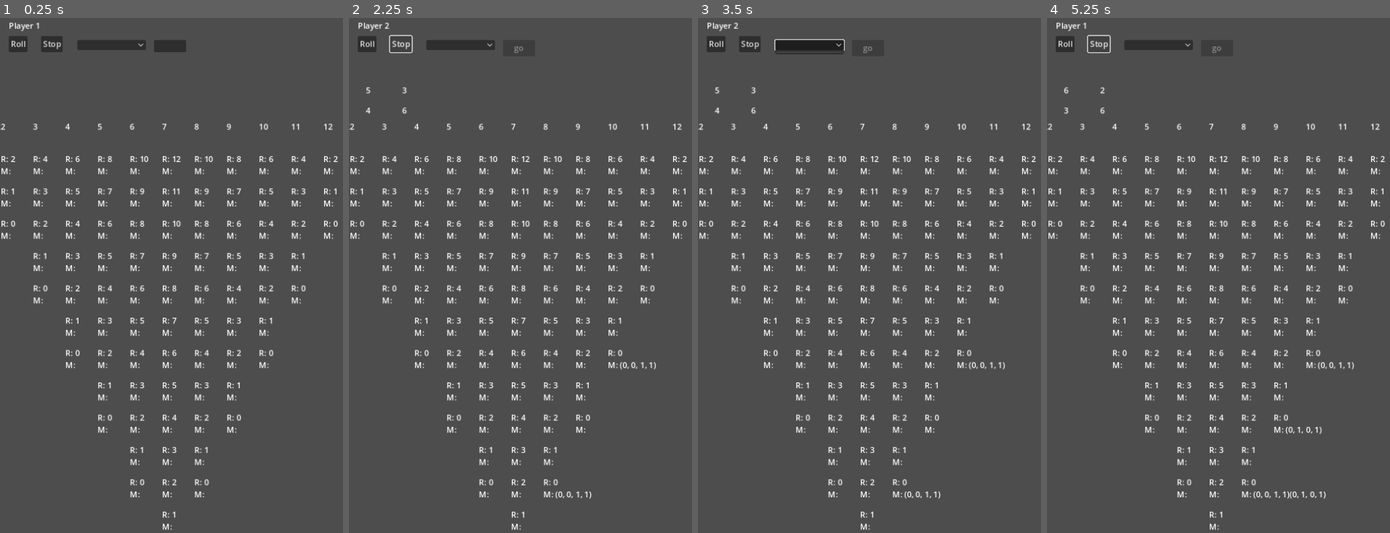
Above: before the commit, frames 1-4 (left to right).
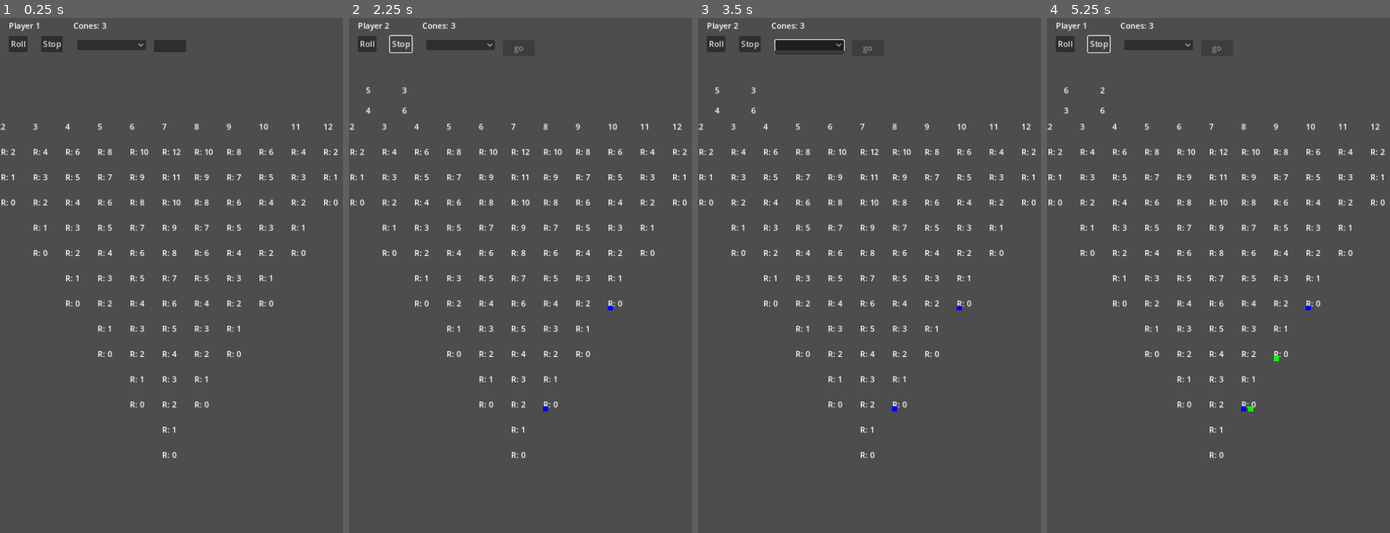
Above: after the commit, the same moments.

Repository: cheezypoofs/cantstop
Game: Godot game, scene res://scenes/Main.tscn
Two runs of this game, one before a commit and one after it. Both use one fixed random seed, a clock stepped at 60 frames per second and the inputs below. The engine's default icon, where the game draws it, is replaced by a stand-in: a white triangle on a blue panel in a dark square.
Inputs (mouse positions are in pixels of both pictures, inside the frame that each line leads up to):
- Up to frame 1 (0.25 s): no input
- Up to frame 2 (2.25 s): click "Roll" at 0.5 s; click "go" at 1.25 s; click "Stop" at 2 s
- Up to frame 3 (3.5 s): click (807, 43) at 2.75 s
- Up to frame 4 (5.25 s): click "Roll" at 3.5 s; click "go" at 4.25 s; click "Stop" at 5 s

The runs differ from the first frame. In frame 1, 5.7% of the frame differs, in the area x 0-99%, y 0-100%; in frame 2, 5.8%; in frame 3, 5.8%; in frame 4, 6.0%.

Commit message:
marker color, etc

Diff:
--- a/models/Board.gd
+++ b/models/Board.gd
@@ -10,9 +10,9 @@
 
 func lane_for_value(v: int) -> Lane:
 	assert(v >= LANE_MIN && v <= LANE_MAX)
-	return self.lanes[v - LANE_MIN]
+	return lanes[v - LANE_MIN]
 
 func _init():
 	for n in range(LANE_MIN, LANE_MAX+1):
 		var lane: Lane = load("res://models/Lane.gd").new(n)
-		self.lanes.append(lane)
+		lanes.append(lane)
--- a/models/Die.gd
+++ b/models/Die.gd
@@ -12,5 +12,5 @@
 		return value
 
 func roll() -> void:
-	self.value = randi_range(MIN_VALUE, MAX_VALUE)
+	value = randi_range(MIN_VALUE, MAX_VALUE)
 	emit_signal("die_rolled")
--- a/models/GameState.gd
+++ b/models/GameState.gd
@@ -22,7 +22,7 @@
 	self.players = players
 
 func next_turn() -> Turn:
-	assert(self.players)
+	assert(players)
 	_current += 1
 	if _current >= len(players):
 		_current = 0
@@ -30,7 +30,7 @@
 	return current_turn
 
 func next_player() -> Player:
-	assert(self.players)
+	assert(players)
 	_current += 1
 	if _current >= len(players):
 		_current = 0
--- a/models/Lane.gd
+++ b/models/Lane.gd
@@ -16,6 +16,11 @@
 		if space.has_marker_for(player):
 			return space
 	return null
+
+func clear_losers() -> void:
+	for space in spaces:
+		if !space.is_top:
+			space.remove_all()
 
 func find_cone() -> Space:
 	for space in self.spaces:
--- a/models/MoveEngine.gd
+++ b/models/MoveEngine.gd
@@ -13,23 +13,23 @@
 	var cone: Cone
 
 	func new_cone() -> bool:
-		return self.from == null
+		return from == null
 
 class MoveSet:
 	var first: Move
 	var second: Move
 
 	func unique_key() -> int:
-		assert(self.first != null)
+		assert(first != null)
 		# A MoveSet is considered equal to another
 		# if the effective move result is the same.
 		# This happens if cones are not exhausted and
 		# the lanes are the same.
-		var low: Move = self.first
-		var high: Move = self.second
+		var low: Move = first
+		var high: Move = second
 		if high != null && low.lane.value > high.lane.value:
-			low = self.second
-			high = self.first
+			low = second
+			high = first
 
 		var key: int = (low.lane.value << 8)
 		if low.new_cone():
@@ -51,14 +51,14 @@
 	move.lane = lane
 
 	if lane.winner != null:
-		print_debug("%s already owns lane %d" % [lane.winner.player_name, lane.value])
+		print("%s already owns lane %d" % [lane.winner.player_name, lane.value])
 		return null
 
 	# Let's see if we have a cone already on this lane.
 	var space: Space = lane.find_cone()
 	if space != null:
 		if space.is_top:
-			print_debug("lane %d already has a cone at the top" % [lane.value])
+			print("lane %d already has a cone at the top" % [lane.value])
 			return null
 
 		# Moving the exsting cone from its current space
@@ -94,7 +94,7 @@
 	return move
 
 func _init(board: Board):
-	self._board = board
+	_board = board
 
 func calculate_moves(turn: Turn, aa: ActionArea) -> Array:
 
@@ -121,13 +121,17 @@
 		var first = mp[0]
 		var second = mp[1]
 
-		print_debug("considering move %d,%d" % [first, second])
+		print("considering move %d,%d" % [first, second])
 
 		var num_moves: int = 1
 		if first == second:
 			num_moves = 2
 
 		var first_move: Move = _calculate_move(first, turn, num_moves)
+		if first_move == null:
+			print("first move is not possible")
+			continue
+
 		var second_move: Move = null
 
 		if first != second:
@@ -136,16 +140,16 @@
 		if first_move.new_cone():
 			if turn.num_cones == 0:
 				# This move set is invalid
-				print_debug("first move requires a cone but player has none")
+				print("first move requires a cone but player has none")
 				continue
 
 			if second_move != null && second_move.new_cone() && turn.num_cones == 1:
 				# First move is OK, but second isn't.
-				print_debug("second remove requires cone but player has only one")
+				print("second remove requires cone but player has only one")
 				second_move = null
 		elif second_move != null && second_move.new_cone() && turn.num_cones == 0:
 			# First move is OK, but second isn't.
-			print_debug("second remove requires cone but player has none")
+			print("second remove requires cone but player has none")
 			second_move = null
 
 		var ms := MoveSet.new()
--- a/models/Space.gd
+++ b/models/Space.gd
@@ -27,6 +27,11 @@
 func _init(rank: int):
 	self.rank = rank
 
+func remove_all() -> void:
+	if len(markers) != 0:
+		markers = []
+		emit_signal("space_changed")
+
 func add_marker_for(player: Player) -> void:
 	markers.append(Marker.new(player))
 	emit_signal("space_changed")
@@ -34,7 +39,7 @@
 func remove_marker_for(player: Player) -> void:
 	for i in range(len(markers)):
 		if markers[i].player.player_name == player.player_name:
-			self.markers.remove_at(i)
+			markers.remove_at(i)
 			emit_signal("space_changed")
 			return
 
--- a/scenes/ActionArea.gd
+++ b/scenes/ActionArea.gd
@@ -27,21 +27,30 @@
 		$Dice/Die2.model = dice[2]
 		$Dice/Die3.model = dice[3]
 
-var current_player: Player = null :
+var current_turn: Turn = null:
 	get:
-		return current_player
-	set(p):
-		current_player = p
-		$Player.text = p.player_name
+		return current_turn
+	set(t):
+		t.connect("pieces_used", _cones_used)
+		current_turn = t
+		$Player.text = current_turn.player.player_name
+		_cones_used()
+
+func _cones_used() -> void:
+	$Cones.text = "Cones: " + str(current_turn.num_cones)
+
+var current_player: Player:
+	get:
+		return current_turn.player
 
 func _ready():
 	$Roll.disabled = true
 	$Stop.disabled = true
 
-	$Roll.connect("pressed", self._on_roll)
-	$Stop.connect("pressed", self._on_stop)
-	$Move.connect("item_selected", self._on_move)
-	$MoveSelect.connect("pressed", self._on_move_select)
+	$Roll.connect("pressed", _on_roll)
+	$Stop.connect("pressed", _on_stop)
+	$Move.connect("item_selected", _on_move)
+	$MoveSelect.connect("pressed", _on_move_select)
 
 func prompt_roll_or_stop():
 	$Roll.disabled = false
@@ -51,33 +60,33 @@
 	if index < 0:
 		return
 
-	print_debug("move %d selected" % (index))
-	if index < len(self.moves):
-		print_debug("setting to %s"%(self.moves[index]))
+	print("move %d selected" % (index))
+	if index < len(moves):
+		print("setting to %s"%(moves[index]))
 		selected_move = self.moves[index]
 	emit_signal("move_selected")
-	print_debug("selected_move=%s" % (self.selected_move))
+	print("selected_move=%s" % (selected_move))
 
 func _on_move_select() -> void:
-	print_debug("move chosen")
+	print("move chosen")
 	$MoveSelect.disabled = true
 	$Move.clear()
 	emit_signal("move_chosen")
 
 func _on_roll():
-	print_debug("roll clicked")
+	print("roll clicked")
 	$Roll.disabled = true
 	$Stop.disabled = true
 	model.roll()
 
 func _on_stop():
-	print_debug("stop clicked")
+	print("stop clicked")
 	$Roll.disabled = true
 	$Stop.disabled = true
 	emit_signal("choice_stop")
 
 func set_move_choices(moves: Array) -> void:
-	self.selected_move = null
+	selected_move = null
 	self.moves = moves
 
 	$MoveSelect.disabled = false
@@ -97,4 +106,4 @@
 		$Move.add_item(label, index)
 		index += 1
 
-	self._on_move($Move.get_selected_id())
+	_on_move($Move.get_selected_id())
--- a/scenes/ActionArea.tscn
+++ b/scenes/ActionArea.tscn
@@ -52,3 +52,8 @@
 offset_top = 8.0
 offset_right = 352.0
 offset_bottom = 32.0
+
+[node name="Cones" type="Label" parent="."]
+offset_left = 128.0
+offset_top = -32.0
+offset_right = 336.0
--- a/scenes/Lane.gd
+++ b/scenes/Lane.gd
@@ -19,7 +19,7 @@
 		var space_model: Space = spaces[num_spaces-i-1]
 		var new_scene = space_scene.instantiate()
 		new_scene.init(space_model)
-		new_scene.position = Vector2(0, 64 + (i * 64))
+		new_scene.position = Vector2(0, (i+1)*50)
 		add_child(new_scene)
 
 func _ready() -> void:
--- a/scenes/Main.gd
+++ b/scenes/Main.gd
@@ -8,6 +8,8 @@
 var state: GameState = null
 var aa: ActionArea = null
 var engine: MoveEngine = null
+
+signal lane_captured
 
 func _ready():
 	var p1: Player = load("res://models/Player.gd").new("Player 1", Color.BLUE)
@@ -34,11 +36,11 @@
 func _to_next_player() -> void:
 	var turn: Turn = self.state.next_turn()
 
-	$ActionArea.current_player = turn.player
+	$ActionArea.current_turn = turn
 	$ActionArea.prompt_roll_or_stop()
 
 func _player_stopped() -> void:
-	print_debug("player stopped. capturing progress")
+	print("player stopped. capturing progress")
 
 	# "pickup" cones and move/place markers
 	for lane in board.lanes:
@@ -50,10 +52,14 @@
 			space.add_marker_for(state.current_turn.player)
 			space.cone = null
 
+			if space.is_top:
+				lane.clear_losers()
+				emit_signal("lane_captured")
+
 	self._to_next_player()
 
 func _player_rolled() -> void:
-	print_debug("dice=", aa.die_values)
+	print("dice=", aa.die_values)
 
 	var vals = aa.die_values
 
@@ -63,12 +69,12 @@
 	$ActionArea.set_move_choices(moves)
 
 func _move_selected() -> void:
-	print_debug("todo: highlight the selected move on the board")
+	print("todo: highlight the selected move on the board")
 
 func _move_chosen() -> void:
 	var move = $ActionArea.selected_move
 	if move == null:
-		print_debug("player must surrender")
+		print("player must surrender")
 		# Collect all cones
 		for lane in board.lanes:
 			var space = lane.find_cone()
--- /dev/null
+++ b/scenes/Marker.tscn
@@ -0,0 +1,4 @@
+[gd_scene format=3 uid="uid://bol3kwx8m4mat"]
+
+[node name="Marker" type="ColorRect"]
+custom_minimum_size = Vector2(10, 10)
--- a/scenes/Space.gd
+++ b/scenes/Space.gd
@@ -1,4 +1,6 @@
 extends Node
+
+const marker_scene = preload("res://scenes/Marker.tscn")
 
 var model: Space:
 	get:
@@ -10,12 +12,17 @@
 	self._update()
 
 func _update() -> void:
-	var markers: String
+	for child in $Markers.get_children():
+		$Markers.remove_child(child)
 
 	if model.cone != null:
-		markers += "*"
-	for m in model.markers:
-		markers += str(m.player.color)
+		var ms = marker_scene.instantiate()
+		ms.color = Color.WHITE
+		$Markers.add_child(ms)
+
+	for marker in model.markers:
+		var ms = marker_scene.instantiate()
+		ms.color = marker.player.color
+		$Markers.add_child(ms)
 
 	$Rank.text = "R: " + str(self.model.rank)
-	$Markers.text = "M: " + markers
--- a/scenes/Space.tscn
+++ b/scenes/Space.tscn
@@ -2,14 +2,14 @@
 
 [ext_resource type="Script" path="res://scenes/Space.gd" id="1_bsvqs"]
 
-[node name="Position" type="Node2D"]
+[node name="Space" type="Node2D"]
 script = ExtResource("1_bsvqs")
 
 [node name="Rank" type="Label" parent="."]
 offset_right = 64.0
 offset_bottom = 23.0
 
-[node name="Markers" type="Label" parent="."]
-offset_top = 24.0
+[node name="Markers" type="HFlowContainer" parent="."]
+offset_top = 16.0
 offset_right = 64.0
-offset_bottom = 47.0
+offset_bottom = 32.0
